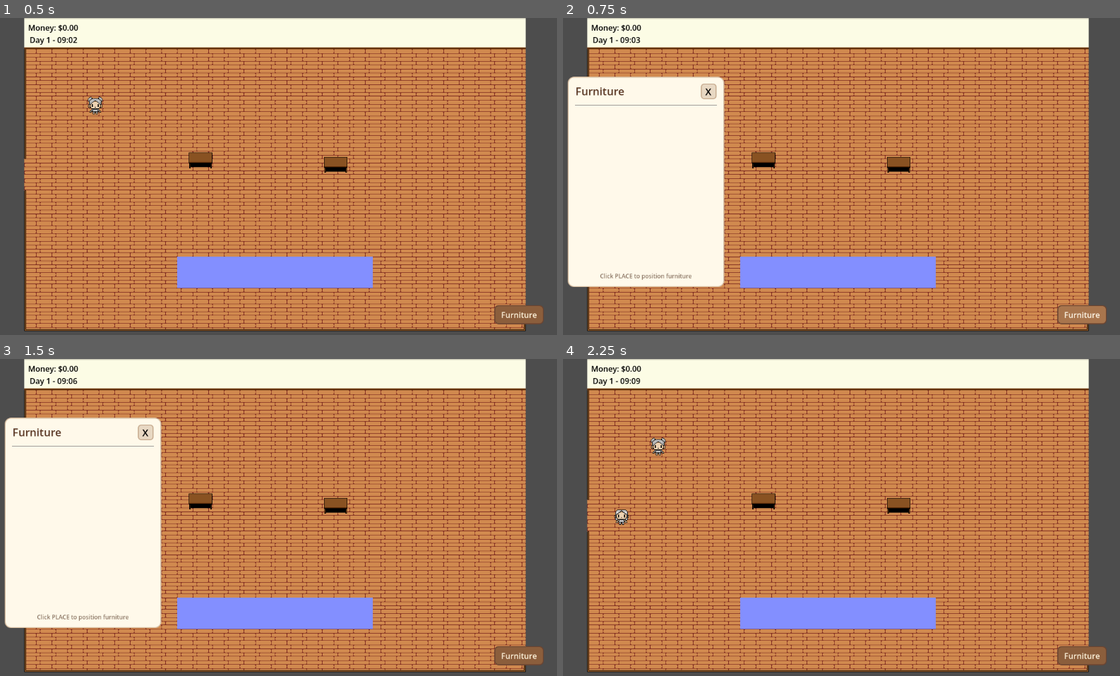
Above: before the commit, frames 1-4 (two rows, left to right).
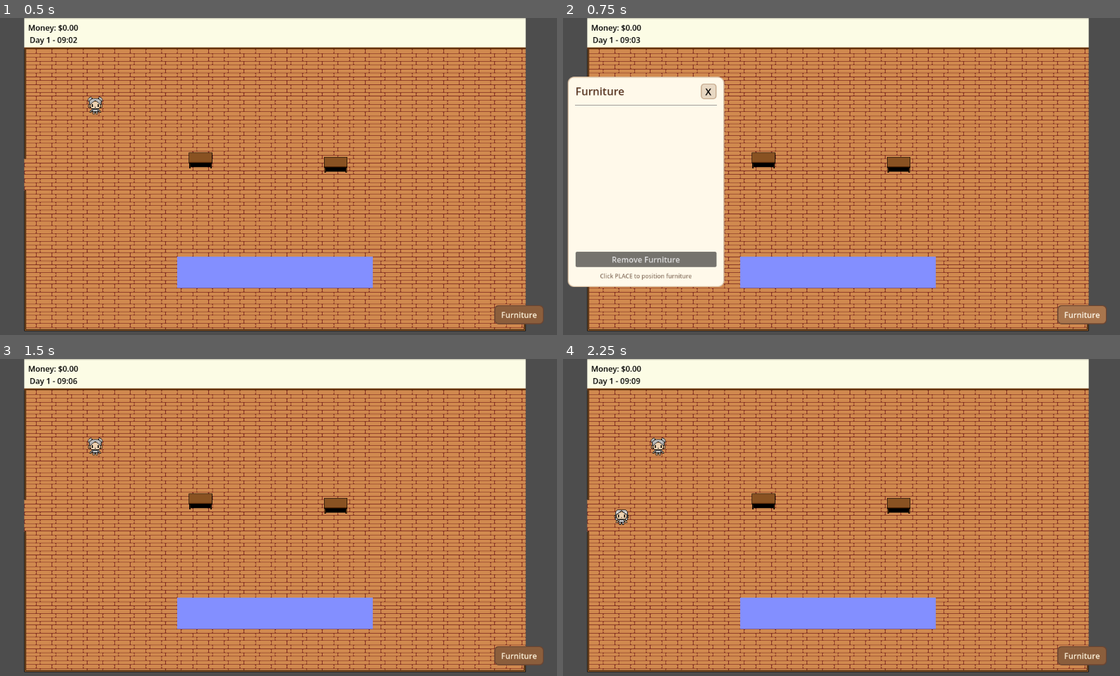
Above: after the commit, the same moments.

Repository: Jose-Prince/UVG-Tesis-Game
Game: Godot game, scene res://Scenes/Main/Main.tscn
Two runs of this game, one before a commit and one after it. Both use one fixed random seed, a clock stepped at 60 frames per second and the inputs below.
Inputs (mouse positions are in pixels of both pictures, inside the frame that each line leads up to):
- Up to frame 1 (0.5 s): no input
- Up to frame 2 (0.75 s): click "Furniture" at 0.5 s
- Up to frame 3 (1.5 s): click (83, 599) at 1.25 s, where only the run after the commit has a clickable "Remove Furniture"
- Up to frame 4 (2.25 s): click (707, 431) at 2 s, where only the run before the commit has a clickable "X"

Frame 1 is identical in both runs. In frame 2, 1.2% of the frame differs, in the area x 2-28%, y 73-79%; in frame 3, 19%, in the area x 0-30%, y 18-85%; in frame 4, nothing differs.

Commit message:
feat: delete furniture

Diff:
--- a/Scenes/Café/table.tscn
+++ b/Scenes/Café/table.tscn
@@ -11,7 +11,7 @@
 [sub_resource type="RectangleShape2D" id="RectangleShape2D_cc37w"]
 size = Vector2(47, 31)
 
-[node name="Table" type="StaticBody2D" unique_id=604935021 node_paths=PackedStringArray("customer_spot")]
+[node name="Table" type="StaticBody2D" unique_id=604935021 node_paths=PackedStringArray("customer_spot") groups=["placed_furniture"]]
 script = ExtResource("1_34rps")
 customer_spot = NodePath("CustomerSpot")
 food_visual_scene = ExtResource("2_x1re5")
--- a/Scenes/UI/furniture_placement_ui.tscn
+++ b/Scenes/UI/furniture_placement_ui.tscn
@@ -117,9 +117,15 @@
 size_flags_horizontal = 3
 size_flags_vertical = 3
 
+[node name="RemoveButton" type="Button" parent="Panel/MarginContainer/VBoxContainer" unique_id=1248349185]
+layout_mode = 2
+text = "Remove Furniture"
+
 [node name="HintLabel" type="Label" parent="Panel/MarginContainer/VBoxContainer" unique_id=955217248]
 layout_mode = 2
 theme_override_colors/font_color = Color(0.5411765, 0.45882353, 0.3882353, 1)
 theme_override_font_sizes/font_size = 12
 text = "Click PLACE to position furniture"
 horizontal_alignment = 1
+
+[connection signal="pressed" from="Panel/MarginContainer/VBoxContainer/RemoveButton" to="." method="_on_remove_button_pressed"]
--- a/Scripts/Furniture/furniture_placement_manager.gd
+++ b/Scripts/Furniture/furniture_placement_manager.gd
@@ -4,26 +4,44 @@
 @export var wooden_chair_scene: PackedScene
 
 var placement_mode: bool = false
+var removal_mode: bool = false
+
 var selected_item_id: String = ""
 var preview: Node2D = null
 
+var placed_furniture: Array[Node2D] = []
+
 func _process(_delta: float) -> void:
-	if not placement_mode:
-		return
-
-	var mouse_position = get_tree().current_scene.get_global_mouse_position()
-
-	if Input.is_action_just_pressed("click"):
-		confirm_placement(mouse_position)
-
-	if Input.is_action_just_pressed("ui_cancel"):
-		cancel_placement()
+	if placement_mode:
+		var mouse_position = get_tree().current_scene.get_global_mouse_position()
+
+		if Input.is_action_just_pressed("click"):
+			confirm_placement(mouse_position)
+
+		if Input.is_action_just_pressed("ui_cancel"):
+			cancel_mode()
+
+	elif removal_mode:
+		if Input.is_action_just_pressed("click"):
+			print("[REMOVAL] Click detected")
+
+			var furniture := get_furniture_at_mouse()
+
+			if furniture:
+				print("[REMOVAL] Found furniture: ", furniture.name)
+				remove_furniture(furniture)
+			else:
+				print("[REMOVAL] No furniture found")
+
+		if Input.is_action_just_pressed("ui_cancel"):
+			cancel_mode()
 
 func start_placement(item_id: String) -> void:
 	if not FurnitureInventory.has_item(item_id):
 		print("[PLACEMENT] No item available: ", item_id)
 		return
 
+	removal_mode = false
 	selected_item_id = item_id
 	placement_mode = true
 
@@ -49,7 +67,7 @@
 		return
 
 	if not FurnitureInventory.has_item(selected_item_id):
-		cancel_placement()
+		cancel_mode()
 		return
 
 	var furniture := create_furniture(selected_item_id)
@@ -59,6 +77,11 @@
 		return
 
 	get_tree().current_scene.add_child(furniture)
+
+	furniture.add_to_group("placed_furniture")
+	furniture.set_meta("furniture_id", selected_item_id)
+
+	placed_furniture.append(furniture)
 
 	furniture.global_position = snap_to_grid(position)
 
@@ -71,8 +94,7 @@
 		furniture.global_position
 	)
 
-	cancel_placement()
-
+	cancel_mode()
 
 func create_furniture(item_id: String) -> Node2D:
 	match item_id:
@@ -119,3 +141,85 @@
 		round(position.x / tile_size) * tile_size,
 		round(position.y / tile_size) * tile_size
 	)
+
+func start_removal() -> void:
+	placement_mode = false
+	removal_mode = true
+	selected_item_id = ""
+
+	print("[REMOVAL] Started")
+
+
+func cancel_mode() -> void:
+	placement_mode = false
+	removal_mode = false
+	selected_item_id = ""
+
+	if preview:
+		preview.queue_free()
+		preview = null
+
+	print("[FURNITURE] Mode cancelled")
+
+func get_furniture_at_mouse() -> Node2D:
+	var mouse_position = get_tree().current_scene.get_global_mouse_position()
+
+	for furniture in placed_furniture:
+		if not is_instance_valid(furniture):
+			continue
+
+		if is_mouse_over_furniture(furniture, mouse_position):
+			return furniture
+
+	return null
+
+func find_furniture_parent(node: Node) -> Node2D:
+	var current := node
+
+	while current:
+		if current.is_in_group("placed_furniture"):
+			return current as Node2D
+
+		current = current.get_parent()
+
+	return null
+
+func remove_furniture(furniture: Node2D) -> void:
+	if furniture == null:
+		return
+
+	if not furniture.is_in_group("placed_furniture"):
+		return
+
+	if not furniture.has_meta("furniture_id"):
+		print("[REMOVAL] Furniture has no furniture_id")
+		return
+
+	var item_id: String = furniture.get_meta("furniture_id")
+
+	FurnitureInventory.add_item(item_id)
+
+	placed_furniture.erase(furniture)
+
+	print(
+		"[REMOVAL] Removed: ",
+		item_id,
+		" | Returned to inventory"
+	)
+
+	furniture.queue_free()
+
+	cancel_mode()
+
+func is_mouse_over_furniture(
+	furniture: Node2D,
+	mouse_position: Vector2
+) -> bool:
+	var local_position := furniture.to_local(mouse_position)
+
+	var rect := Rect2(
+		Vector2(-32, -32),
+		Vector2(64, 64)
+	)
+
+	return rect.has_point(local_position)
--- a/Scripts/Furniture/furniture_placement_ui.gd
+++ b/Scripts/Furniture/furniture_placement_ui.gd
@@ -5,7 +5,7 @@
 
 @onready var furniture_list: VBoxContainer = $Panel/MarginContainer/VBoxContainer/FurnitureScroll/FurnitureList
 @onready var close_button: Button = $Panel/MarginContainer/VBoxContainer/Header/CloseButton
-
+@onready var remove_button: Button = $Panel/MarginContainer/VBoxContainer/RemoveButton
 
 func _ready() -> void:
 	hide()
@@ -65,3 +65,8 @@
 			return "Wooden Chair"
 
 	return item_id
+
+
+func _on_remove_button_pressed() -> void:
+	hide_ui()
+	FurniturePlacementManager.start_removal()
